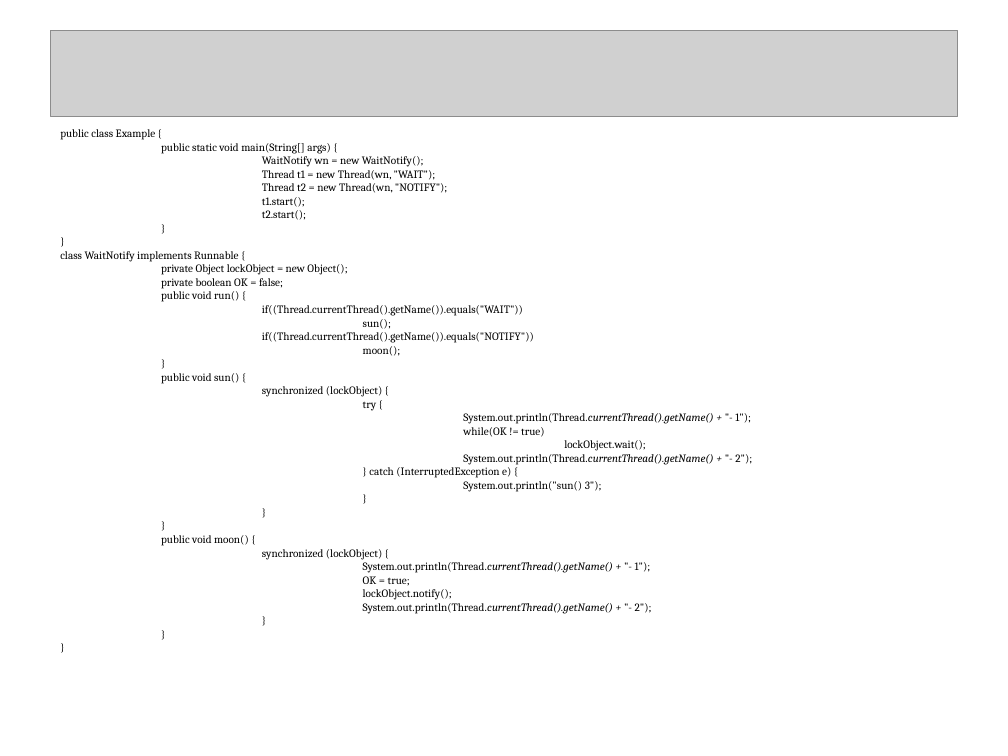
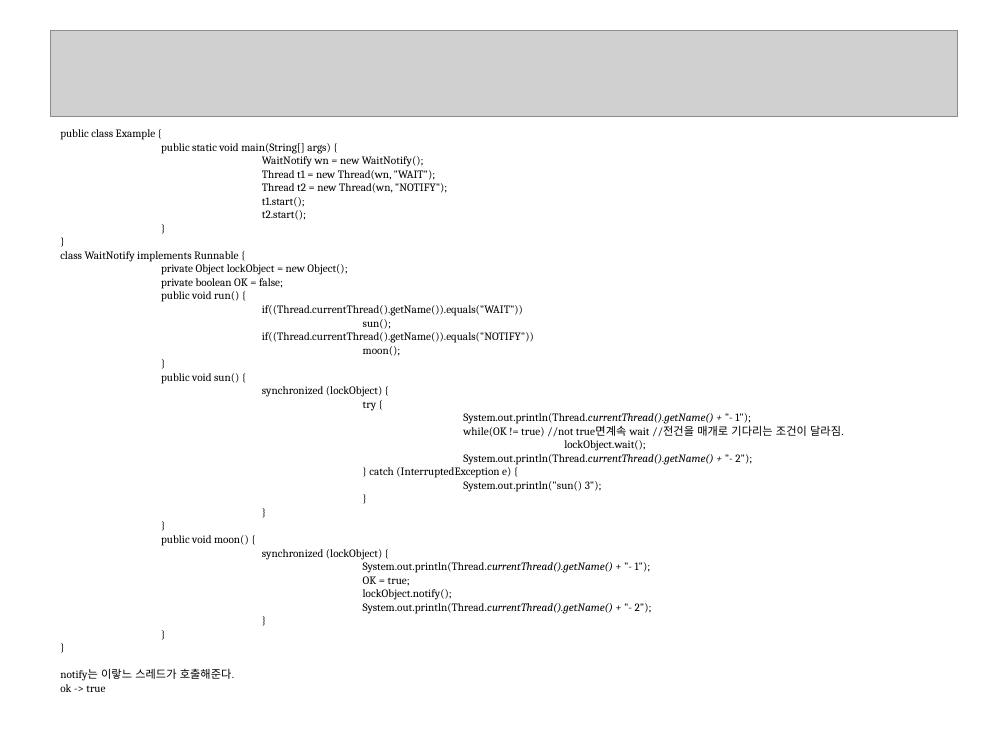
Before and after one commit to seleuchel/javaNetwork, a slide deck: slide 59 of ppt/055_chap03Threads3.ppt. Drawn at 1008x756 pixels with LibreOffice and Linux fonts; fonts in the diff are those of the drawing; grey boxes stand for pictures; background and template pictures are left out. Boxes give left, top, right and bottom in pixels: in the first picture for what was removed or moved away, otherwise in the second. Text is boxed around its words. In the diff, an @@ line names an element or a change of style, - is before the commit and + after.

```diff
--- a/ppt/055_chap03Threads3.ppt
+++ b/ppt/055_chap03Threads3.ppt
@@ text at [463, 425, 844, 437]: text changed @@
-while(OK != true)
+while(OK != true) //not true면계속 wait //전건을 매개로 기다리는 조건이 달라짐.
@@ text at [60, 668, 234, 692]: paragraphs added @@
+notify는 이랗느 스레드가 호출해준다.
+ok -> true
```
Also in this commit, not shown: 22 other slides changed, 1 slide added, 1 slide removed, 5 other files.
